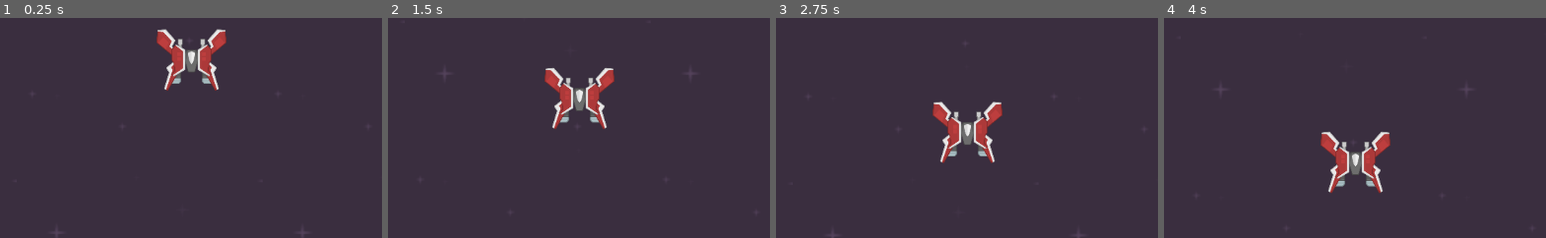
Above: before the commit, frames 1-4 (left to right).
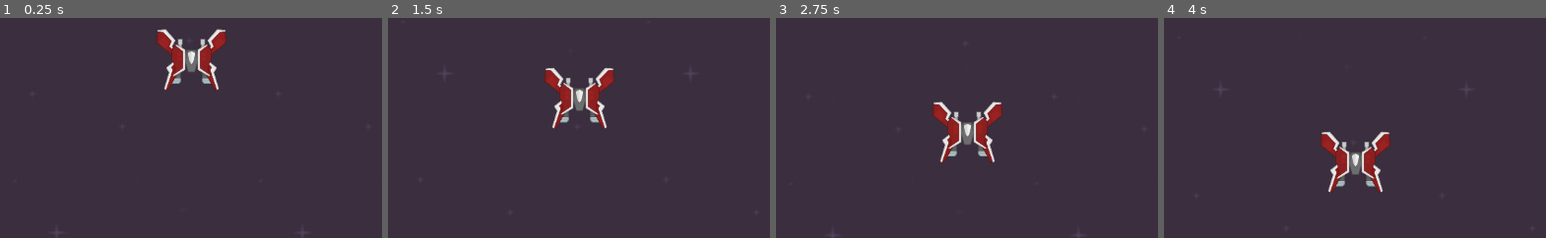
Above: after the commit, the same moments.

Repository: MisterIXI/GAKI
Game: Godot game, scene res://scenes/main_scene.tscn
Two runs of this game, one before a commit and one after it. Both use one fixed random seed, a clock stepped at 60 frames per second and the inputs below.
Inputs (mouse positions are % of the whole screen's width and height, from its top left):
- Up to frame 1 (0.25 s): no input
- Up to frame 2 (1.5 s): move the mouse to (74, 45) at 0.52 s; move the mouse to (31, 55) at 1.27 s
- Up to frame 3 (2.75 s): move the mouse to (62, 28) at 2.02 s
- Up to frame 4 (4 s): move the mouse to (46, 70) at 2.77 s; move the mouse to (82, 65) at 3.52 s
The pictures show only the part of the screen within x 26-76%, y 42-92%; the shares and areas given below are measured in that part.

The runs differ from the first frame. In frame 1, 1.2% of the frame differs, in the area x 40-60%, y 6-33%; in frame 2, 1.2%; in frame 3, 1.2%; in frame 4, 1.2%.

Commit message:
e02_04 health

Diff:
--- /dev/null
+++ b/bot-brawl-exercise/components/health_bar.gd
@@ -0,0 +1,24 @@
+class_name HealthBar
+extends ProgressBar
+
+var hp_comp_parent: Node2D
+var hp_comp: HealthComponent
+var hp_offset: Vector2
+
+func _ready():
+	hp_comp = get_parent()
+	hp_comp_parent = hp_comp.get_parent()
+	hp_offset = hp_comp.position
+	hp_comp.top_level = true
+	hp_comp.health_changed.connect(_on_health_changed)
+	_on_health_changed()
+
+func _process(_delta):
+	hp_comp.global_position = hp_comp_parent.global_position + hp_offset
+
+func _on_health_changed():
+	value = hp_comp.health_percentage * 100
+	if value >= 100:
+		hide()
+	elif not visible:
+		show()
--- /dev/null
+++ b/bot-brawl-exercise/components/health_component.gd
@@ -0,0 +1,35 @@
+@icon("res://assets/icons/heart.svg")
+class_name HealthComponent
+extends Node2D
+
+@export var health: float = 100.0:
+	set(val):
+		health = val
+		health_changed.emit()
+		if health <= 0 and not was_zero:
+			health_zero.emit()
+var health_percentage: float:
+	get():
+		return health / initial_health
+var was_zero: bool = false
+var initial_health: float
+signal health_changed
+signal health_zero
+
+func _ready():
+	health_changed.connect(on_health_changed)
+	health_zero.connect(on_health_zero)
+	get_parent().add_to_group("has_health")
+	get_parent().set_meta("health_path", get_path())
+	initial_health = health
+
+func on_health_zero():
+	was_zero = true
+	print("ded")
+
+func on_health_changed():
+	if health >= 0 and was_zero:
+		was_zero = false
+
+func damage(value: float):
+	health = clampf(health - value, 0.0, initial_health)
--- /dev/null
+++ b/bot-brawl-exercise/components/materials/team_col_mat.tres
@@ -0,0 +1,7 @@
+[gd_resource type="ShaderMaterial" load_steps=2 format=3 uid="uid://hrcwv1dsr3fn"]
+
+[ext_resource type="Shader" uid="uid://cadb2sjy7x23x" path="res://components/shaders/team_col_shader.gdshader" id="1_mnp4d"]
+
+[resource]
+shader = ExtResource("1_mnp4d")
+shader_parameter/target_color = Color(0.7, 0, 0, 1)
--- /dev/null
+++ b/bot-brawl-exercise/components/shaders/team_col_shader.gdshader
@@ -0,0 +1,21 @@
+shader_type canvas_item;
+
+const float max_red_value = 190.0 / 255.0;
+uniform vec4 target_color : source_color = vec4(0.7, 0.0, 0.0, 1.0);
+
+void fragment() {
+	vec4 current_pixel = texture(TEXTURE, UV);
+	// check if pixel is primarily red coloured
+	if(current_pixel.r > (current_pixel.b + current_pixel.g) * 0.5)
+	{
+		// divide by 190 (converted from 255 to 1.0 value), ca highest red value of the original images
+		float mult = current_pixel.r / max_red_value;
+		// check how close the colors are to approximate blending between colors
+		float diff_g = current_pixel.g / current_pixel.r;
+		// get min value of current color to adjust blending target
+		float avg_val = (current_pixel.r + current_pixel.g + current_pixel.b) / 3.0;
+		// adapt target color to actual pixel color
+		current_pixel.rgb = target_color.rgb * mult + (vec3(avg_val) - target_color.rgb * mult) * diff_g;
+	}
+	COLOR = current_pixel;
+}
--- a/bot-brawl-exercise/scenes/main_scene.tscn
+++ b/bot-brawl-exercise/scenes/main_scene.tscn
@@ -1,7 +1,16 @@
-[gd_scene load_steps=3 format=3 uid="uid://dig1s53xpnhhd"]
+[gd_scene load_steps=8 format=3 uid="uid://dig1s53xpnhhd"]
 
 [ext_resource type="Texture2D" uid="uid://7uy70k68fklk" path="res://assets/kenney/Backgrounds/darkPurple.png" id="1_w2twt"]
+[ext_resource type="Material" uid="uid://hrcwv1dsr3fn" path="res://components/materials/team_col_mat.tres" id="2_7ykc4"]
 [ext_resource type="Texture2D" uid="uid://li8obdodi5t8" path="res://assets/kenney/Ships/spaceShips_005.png" id="2_pw63i"]
+[ext_resource type="Script" uid="uid://bsd1op3prbby8" path="res://components/health_component.gd" id="4_pu3yx"]
+[ext_resource type="Script" uid="uid://dxlrjbl102iug" path="res://components/health_bar.gd" id="5_gubc5"]
+
+[sub_resource type="StyleBoxFlat" id="StyleBoxFlat_gubc5"]
+bg_color = Color(0.33333334, 0.33333334, 0.33333334, 0.39215687)
+
+[sub_resource type="StyleBoxFlat" id="StyleBoxFlat_rt2n2"]
+bg_color = Color(0, 1, 0, 0.39215687)
 
 [node name="MainScene" type="Node2D"]
 
@@ -16,11 +25,13 @@
 [node name="PlayerShip" type="RigidBody2D" parent="."]
 
 [node name="ShipSprite" type="Sprite2D" parent="PlayerShip"]
+material = ExtResource("2_7ykc4")
 rotation = 3.1415927
 scale = Vector2(0.3, 0.3)
 texture = ExtResource("2_pw63i")
 
 [node name="CollisionPolygon2D" type="CollisionPolygon2D" parent="PlayerShip"]
+visible = false
 rotation = -3.1415925
 scale = Vector2(0.3, 0.3)
 polygon = PackedVector2Array(-116.66668, -153.33331, -136.66667, -139.99998, -113.333336, -59.999985, -126.66667, -36.6 …(766 unchanged characters)…
@@ -29,3 +40,20 @@
 process_callback = 0
 position_smoothing_enabled = true
 position_smoothing_speed = 15.0
+
+[node name="HealthComponent" type="Node2D" parent="PlayerShip"]
+position = Vector2(0, -61)
+script = ExtResource("4_pu3yx")
+metadata/_custom_type_script = "uid://bsd1op3prbby8"
+
+[node name="HealthBar" type="ProgressBar" parent="PlayerShip/HealthComponent"]
+offset_left = -35.0
+offset_top = -5.0
+offset_right = 35.0
+offset_bottom = 5.0
+theme_override_styles/background = SubResource("StyleBoxFlat_gubc5")
+theme_override_styles/fill = SubResource("StyleBoxFlat_rt2n2")
+value = 73.38
+show_percentage = false
+script = ExtResource("5_gubc5")
+metadata/_custom_type_script = "uid://dxlrjbl102iug"
Not shown, added: bot-brawl-exercise/components/health_bar.gd.uid
Not shown, added: bot-brawl-exercise/components/health_component.gd.uid
Not shown, added: bot-brawl-exercise/components/shaders/team_col_shader.gdshader.uid
